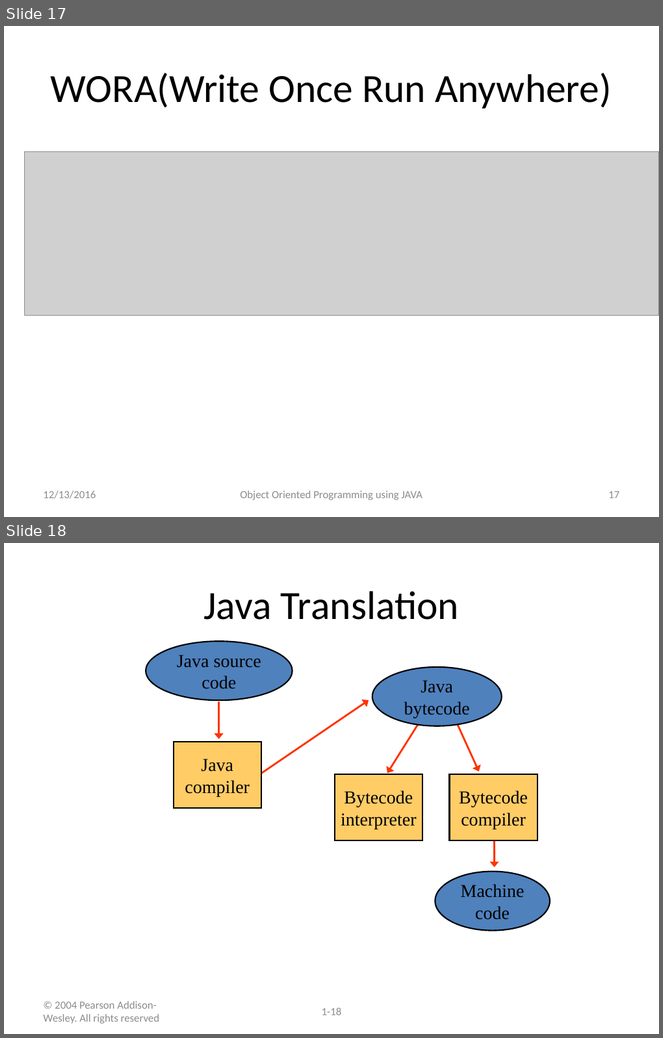
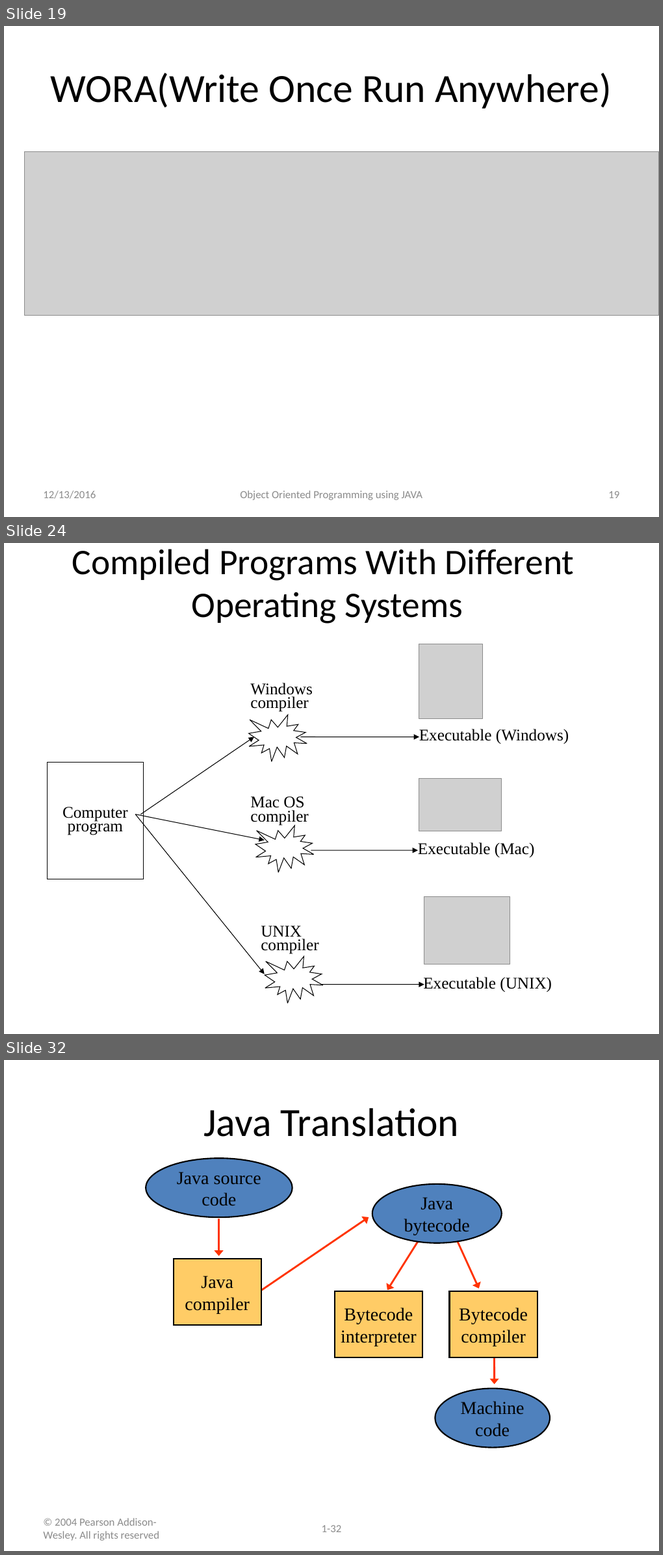
Before and after one commit to kchhipa4u/core-java-step-by-step, a slide deck: src/introduction/introductiontojava.pptx. Shown one above the other, each under a label of ours: slides 17 and 18 before the commit, slides 19, 24 and 32 after it; the slides between them are not shown. The pictures are 663x1038 and 663x1555 pixels, drawn with LibreOffice and Linux fonts; fonts in the diff are those of the drawing; grey boxes stand for pictures. Boxes give left, top, right and bottom in pixels: in the first picture for what was removed or moved away, otherwise in the second. Text is boxed around its words. In the diff, an @@ line names an element or a change of style, - is before the commit and + after.

```diff
--- a/src/introduction/introductiontojava.pptx
+++ b/src/introduction/introductiontojava.pptx
@@ slide 24 added at [4, 543, 659, 1034], background #FFFFFF @@
@@ title added at [72, 549, 575, 624], 39.6 pt, text #000000 @@
+Compiled Programs With Different
+Operating Systems
@@ group added at [141, 644, 569, 814]: 2 texts, 2 arrows, 1 irregular seal, 1 picture @@
+Windows compiler
+Executable (Windows)
@@ rectangle added at [48, 763, 144, 879], outline #000000 0.75 pt, 18 pt, text #000000 @@
+Computer program
@@ group added at [136, 778, 534, 873]: 2 texts, 2 arrows, 1 irregular seal, 1 picture @@
+Mac OS compiler
+Executable (Mac)
@@ group added at [136, 814, 552, 1004]: 2 texts, 2 arrows, 1 irregular seal, 1 picture @@
+UNIX compiler
+Executable (UNIX)
@@ what was slide 17 is now slide 19 @@
@@ page number at [608, 491, 620, 499]: text changed @@
-17
+19
@@ what was slide 18 is now slide 32 @@
@@ page number at [322, 1525, 342, 1533]: text changed @@
-1-18
+1-32
```
Also in this commit, not shown: 1 slide changed, 16 other slides added.
